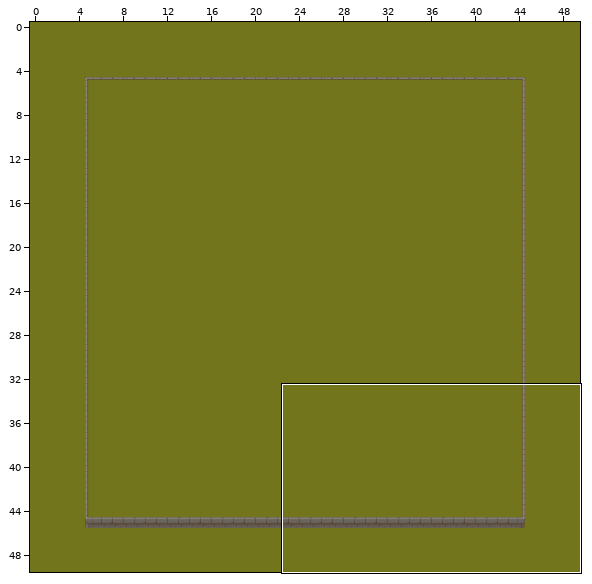
One commit to this Tiled map: rsc/map.tmx. The picture above shows the old version from afar; the outline marks the close-up.
Close-up. Earlier state:
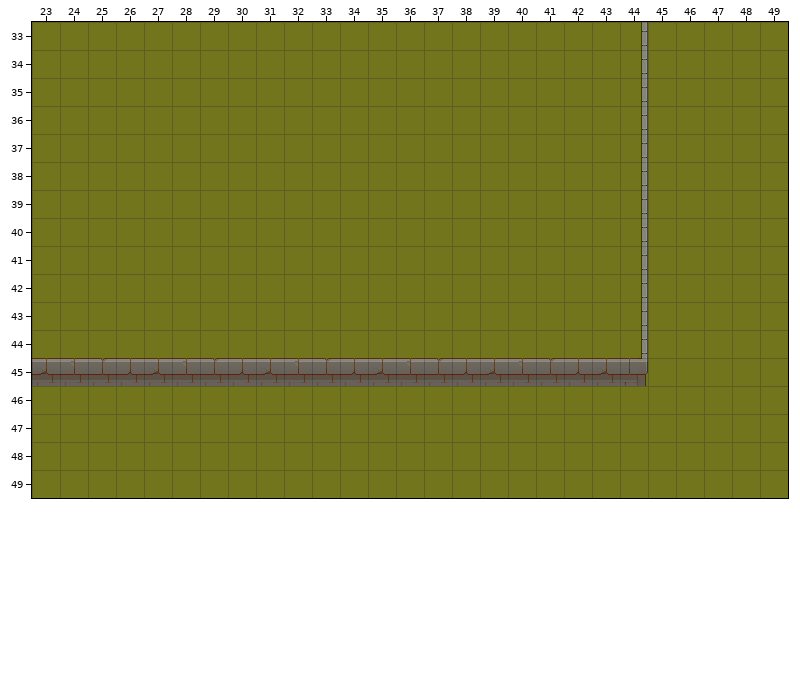
Cells are 32x32 px. Shown: x 23..49, y 33..49. The commit also changed other parts of the map, which this record leaves out.
Now the later version:
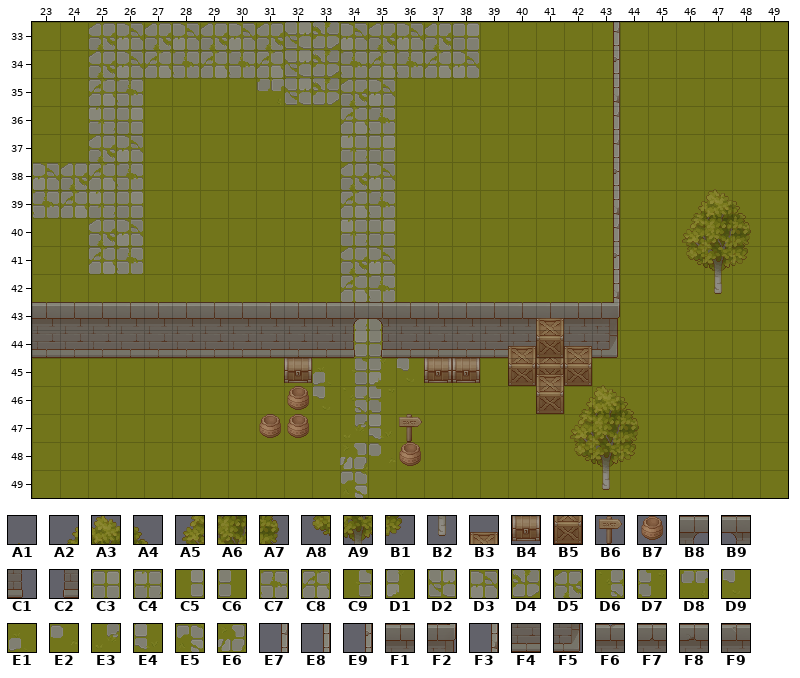
Key: from "TX Plant": A1 10, A2 25, A3 26, A4 27, A5 41, A6 42, A7 43, A8 57, A9 58, B1 59, B2 74; from "TX Props": B3 5, B4 19, B5 21, B6 83, B7 149; from "TX Struct": B8 77, B9 78, C1 93, C2 94; from "TX Tileset Grass": C3 32 turned 180, C4 33 turned 180, C5 34, C6 35, C7 40 turned 180, C8 41 turned 180, C9 42, D1 43, D2 48, D3 48 turned 180, D4 49, D5 49 turned 180, D6 50, D7 51, D8 51 turned 90, D9 52, E1 54, E2 55 turned 180, E3 58, E4 59, E5 61 turned 180, E6 61 turned 270; from "TX Tileset Wall": E7 26, E8 35, E9 42, F1 50, F2 51, F3 58, F4 66, F5 67, F6 97, F7 98, F8 99, F9 100.
__ is an empty cell.
Tiles of an added or newly shown layer are drawn over the layers below it.
Difference:
Layer "behind-the-wall" (added):
y 33: x 25..31 __ __ __ __ __ __ __ -> D5 D3 D5 D3 D5 D3 D5; x 34..38 __ __ __ __ __ -> D3 D5 D3 D5 C3
y 34: x 25..31 __ __ __ __ __ __ __ -> D5 D3 C8 C7 C8 C7 C8; x 34..38 __ __ __ __ __ -> C7 C8 C7 C8 D3
y 35: x 25..26 __ __ -> C8 C7; x 34..35 __ __ -> D5 D3
y 36: x 25..26 __ __ -> C4 C3; x 34..35 __ __ -> C8 C7
y 37: x 25..26 __ __ -> D5 D3; x 34..35 __ __ -> C4 C3
y 38: x 23..26 __ __ __ __ -> D3 D5 C8 C7; x 34..35 __ __ -> D5 D3
y 39: x 23..26 __ __ __ __ -> C7 C8 C4 C3; x 34..35 __ __ -> C8 C7
y 40: x 25..26 __ __ -> D5 D3; x 34..35 __ __ -> C4 C3
y 41: x 25..26 __ __ -> C8 C7; x 34..35 __ __ -> D5 D3
y 42: x 34..35 __ __ -> C8 C7
y 43: x 34..35 __ __ -> C4 C3
y 44: x 34..35 __ __ -> C5 C6
y 45: x 32..38 __ __ __ __ __ __ __ -> B4 E1 C9 D1 D9 B4 B4
y 46: x 32..35 __ __ __ __ -> B7 D9 D6 D7
y 47: x 31..32 __ __ -> B7 B7; x 34..36 __ __ __ -> E3 E4 B6
y 48: x 34..36 __ __ __ -> E6 E2 B7
y 49: x 34 __ -> E5
Layer "deco":
y 33: x 43..44 __ E8 -> E7 __
y 34: x 43..44 __ E8 -> E9 __
y 35: x 43..44 __ E8 -> F3 __
y 36..37: x 43..44 __ E8 -> E7 __
y 38: x 43..44 __ E8 -> E9 __
y 39: x 43..44 __ E8 -> F3 __
y 40: x 43..44 __ E8 -> E7 __
y 41: x 43..44 __ E8 -> E9 __
y 42: x 43..44 __ E8 -> F3 __
y 43: x 23..33 __ __ __ __ __ __ __ __ __ __ __ -> F1 F1 F1 F1 F1 F1 F1 F1 F1 F1 F1; x 36..44 __ __ __ __ __ __ __ __ E8 -> F1 F1 F1 F1 F1 F1 F1 F2 __
y 44: x 23..33 __ __ __ __ __ __ __ __ __ __ __ -> F4 F4 F4 F4 F4 F4 F4 F4 F4 F4 F4; x 36..40 __ __ __ __ __ -> F4 F4 F4 F4 F4; x 42..44 __ __ E8 -> F4 F5 __
y 45: x 23..44 F8 F9 F6 F7 F8 F9 F6 F7 F8 F9 F6 F7 F8 F9 F6 F7 F8 F9 F6 F7 F8 F2 -> __ __ __ __ __ __ __ __ __ __ __ __ __ __ __ __ __ __ __ __ __ __
Layer "Tile Layer 3" (added):
y 43: x 34..35 __ __ -> B8 B9; x 41 __ -> B3
y 44: x 34..35 __ __ -> C1 C2; x 40..42 __ __ __ -> B3 B5 B3
y 45: x 40..42 __ __ __ -> B5 B5 B5
Layer "stairs-to-level-2" (added):
y 33..34: x 32..33 __ __ -> D2 D4
y 35: x 31..33 __ __ __ -> D8 D2 D4
y 45: x 41 __ -> B3
y 46: x 41 __ -> B5
Layer "nature" (added):
y 39: x 46..48 __ __ __ -> A2 A3 A4
y 40: x 46..48 __ __ __ -> A5 A6 A7
y 41: x 46..48 __ __ __ -> A8 A9 B1
y 42: x 47 __ -> B2
y 45: x 43 __ -> A1
y 46: x 42..44 __ __ __ -> A2 A3 A4
y 47: x 42..44 __ __ __ -> A5 A6 A7
y 48: x 42..44 __ __ __ -> A8 A9 B1
y 49: x 43 __ -> B2
Where, in picture pixels (left, top, right, bottom), the same in both close-ups:
changed: (32, 22, 648, 498)
added: (682, 190, 751, 294)
